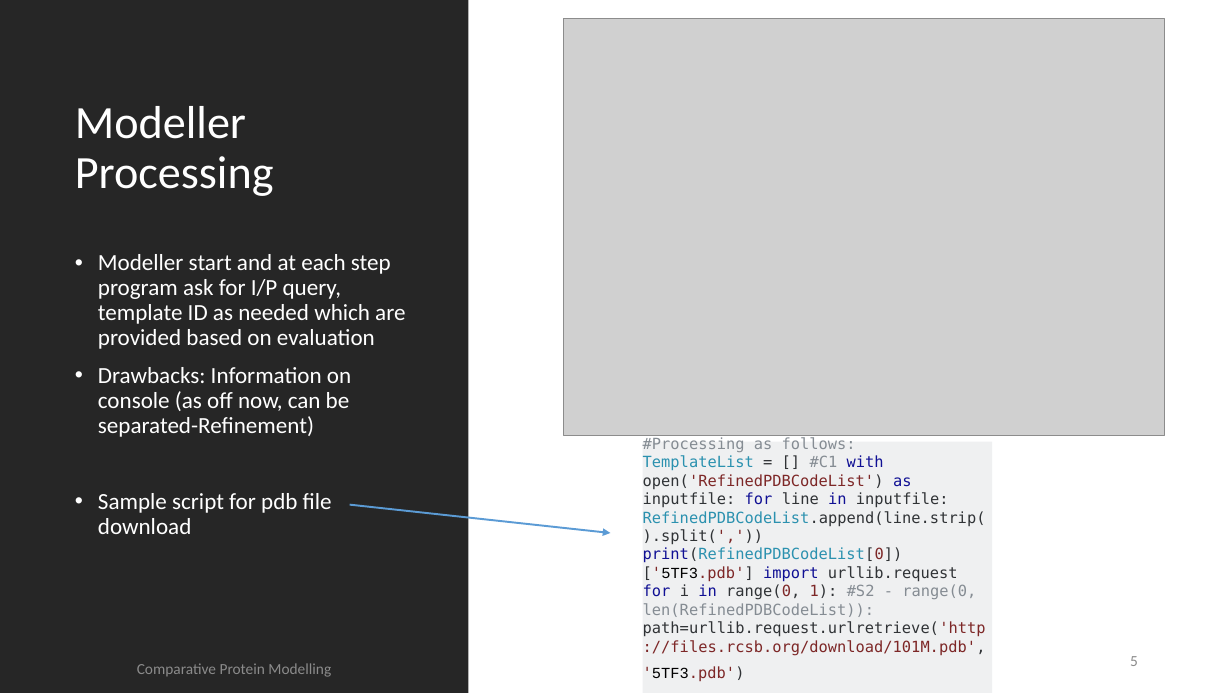
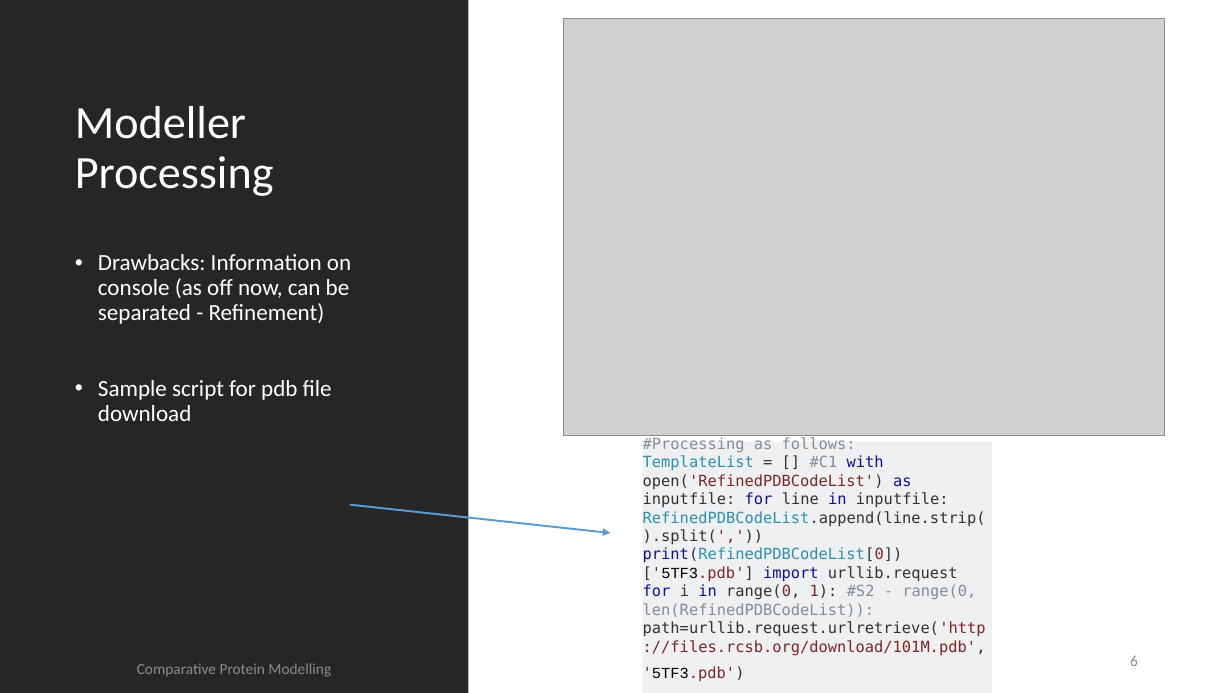
Before and after one commit to SaiManikanta23/Comparative-Protein-Modelling, a slide deck: slide 6 of ComparativeProteinSequence.pptx (slide 5 before the commit). Drawn at 1232x693 pixels with LibreOffice and Linux fonts; fonts in the diff are those of the drawing; grey boxes stand for pictures. Boxes give left, top, right and bottom in pixels: in the first picture for what was removed or moved away, otherwise in the second. Text is boxed around its words. In the diff, an @@ line names an element or a change of style, - is before the commit and + after.

```diff
--- a/ComparativeProteinSequence.pptx
+++ b/ComparativeProteinSequence.pptx
@@ text at <box>98,254,351,324</box>: text changed @@
-• Modeller start and at each step program ask for I/P query, template ID as needed which are provided based on evaluation
-• Drawbacks: Information on console (as off now, can be separated-Refinement)
+• Drawbacks: Information on console (as off now, can be separated - Refinement)
@@ page number at <box>1130,655,1138,666</box>: text changed @@
-5
+6
```
Also in this commit, not shown: 5 other slides changed, 1 slide added.
